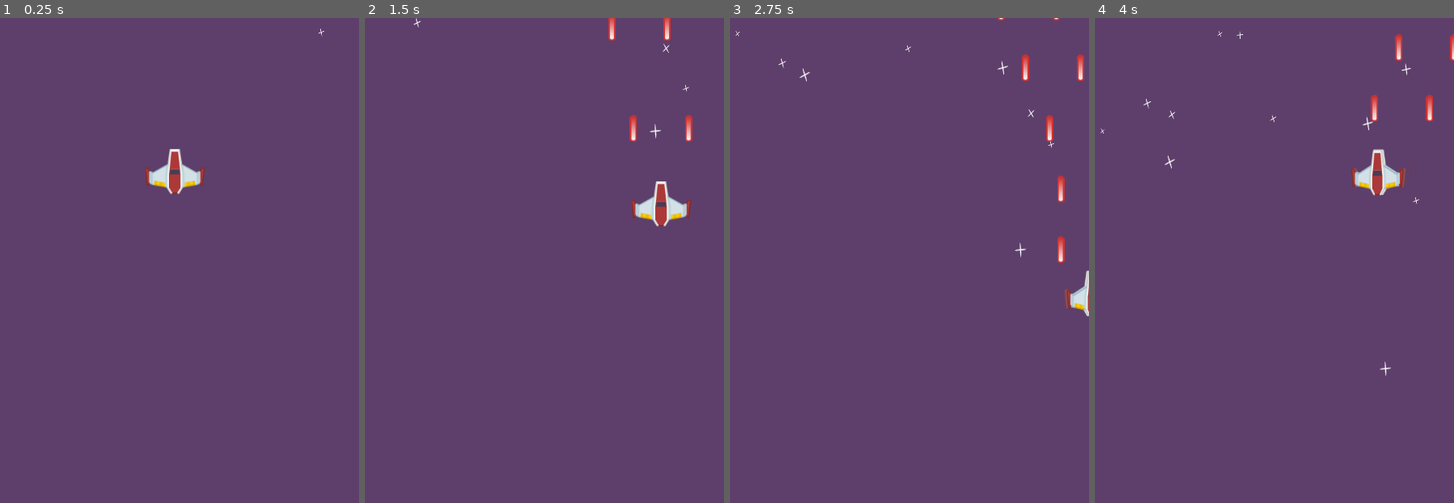
Above: before the commit, frames 1-4 (left to right).
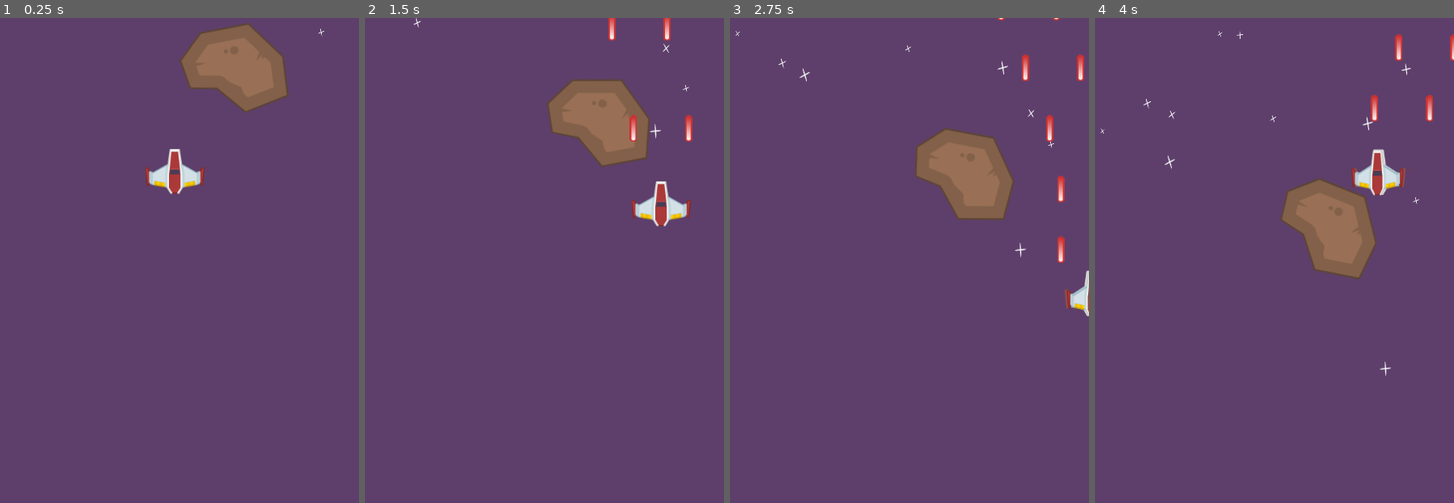
Above: after the commit, the same moments.

Repository: CodeNMore/Yet-Another-Space-Shooter
Game: Godot game, scene res://MainScenes/Gameplay.tscn
Same seed, same stepped clock (60 frames per second), same inputs: the game is played once before the commit and once after it.
Inputs:
- Up to frame 1 (0.25 s): no input
- Up to frame 2 (1.5 s): hold D (move_right) 0.53-1.28 s; hold Space (shoot) 0.53-1.28 s; hold S (move_down) from 1.28 s (still down); tap Space (shoot) at 1.35 s
- Up to frame 3 (2.75 s): release S (move_down) at 2.03 s; hold D (move_right) from 2.03 s (still down); hold Space (shoot) from 2.03 s (still down)
- Up to frame 4 (4 s): release D (move_right) at 2.78 s; release Space (shoot) at 2.78 s; hold W (move_up) 2.78-3.53 s; tap Space (shoot) at 2.85 s; hold A (move_left) from 3.53 s (still down); hold Space (shoot) from 3.53 s (still down)

The runs differ from the first frame. In frame 1, 3.8% of the frame differs, in the area x 50-81%, y 1-20%; in frame 2, 3.7%; in frame 3, 3.8%, in the area x 51-80%, y 22-42%; in frame 4, 3.8%.

Commit message:
Episode 12

Diff:
--- a/MainScenes/Gameplay.tscn
+++ b/MainScenes/Gameplay.tscn
@@ -1,8 +1,9 @@
-[gd_scene load_steps=4 format=2]
+[gd_scene load_steps=5 format=2]
 
 [ext_resource path="res://Player/Player.tscn" type="PackedScene" id=1]
 [ext_resource path="res://Textures/backgroundColor.png" type="Texture" id=2]
 [ext_resource path="res://Textures/starBig.png" type="Texture" id=3]
+[ext_resource path="res://Meteor/Meteor.tscn" type="PackedScene" id=4]
 
 [node name="Gameplay" type="Node2D"]
 
@@ -30,3 +31,6 @@
 
 [node name="Player" parent="." instance=ExtResource( 1 )]
 position = Vector2( 222.918, 190.882 )
+
+[node name="Meteor" parent="." instance=ExtResource( 4 )]
+position = Vector2( 296, 48 )
--- /dev/null
+++ b/Meteor/Meteor.gd
@@ -0,0 +1,21 @@
+extends Area2D
+
+export var minSpeed: float = 10
+export var maxSpeed: float = 20
+export var minRotationRate: float = -20
+export var maxRotationRate: float = 20
+
+var speed: float = 0
+var rotationRate: float = 0
+
+func _ready():
+	speed = rand_range(minSpeed, maxSpeed)
+	rotationRate = rand_range(minRotationRate, maxRotationRate)
+
+func _physics_process(delta):
+	rotation_degrees += rotationRate * delta
+
+	position.y += speed * delta
+
+func _on_VisibilityNotifier2D_screen_exited():
+	queue_free()
--- /dev/null
+++ b/Meteor/Meteor.tscn
@@ -0,0 +1,21 @@
+[gd_scene load_steps=3 format=2]
+
+[ext_resource path="res://Textures/meteorBig.png" type="Texture" id=1]
+[ext_resource path="res://Meteor/Meteor.gd" type="Script" id=2]
+
+[node name="Meteor" type="Area2D"]
+script = ExtResource( 2 )
+minSpeed = 50.0
+maxSpeed = 80.0
+
+[node name="Sprite" type="Sprite" parent="."]
+texture = ExtResource( 1 )
+
+[node name="CollisionPolygon2D" type="CollisionPolygon2D" parent="."]
+visible = false
+polygon = PoolVector2Array( -43.25, -41, 14.25, -53.75, 59, -15.25, 66.75, 32.25, 16, 54, -21.25, 27, -52.75, 28, -66.5, -5.5 )
+
+[node name="VisibilityNotifier2D" type="VisibilityNotifier2D" parent="."]
+position = Vector2( 1.75, 0.500006 )
+scale = Vector2( 7.325, 5.95 )
+[connection signal="screen_exited" from="VisibilityNotifier2D" to="." method="_on_VisibilityNotifier2D_screen_exited"]
